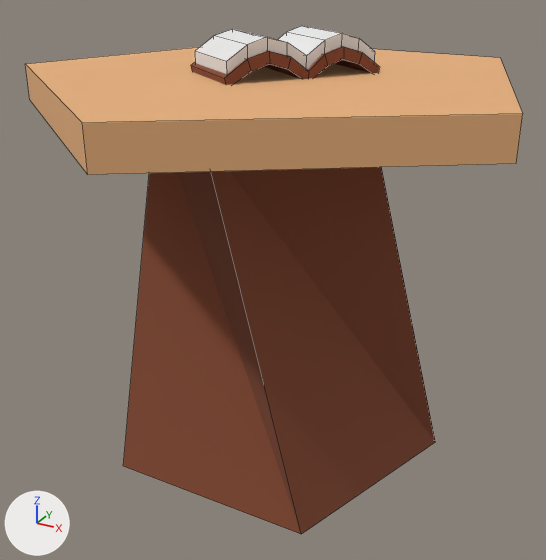
One commit to the Blender file utilities/crafting_bench/crafting_bench.blend: the scene before it, then after it.
The view is the same before and after, from a camera (50 mm lens) standing at (1.95, -3.58, 1.8) and looking at (0.06, -0.15, 0.08). The axes (+X, +Y, +Z) are drawn at lower left. The lights are the same throughout. The first picture is the older version. Mesh edges are drawn as thin lines.

Before the edit, the objects in view are built like this:
```python
me_cube = bpy.data.meshes.new('Cube')
me_cube.from_pydata(...)  # 36 vertices, 34 faces; spans x -0.215..0.215, y -0.215..0.615, z -0.043..0.143
me_cube.materials.append(mat_material_005)  # white #e7e7e7
me_cube_001 = bpy.data.meshes.new('Cube.001')
me_cube_001.from_pydata(...)  # 36 vertices, 34 faces; spans x -0.215..0.215, y -0.215..0.615, z -0.062..0.057
me_cube_001.materials.append(mat_material_002)  # brown #834830
me_cylinder_001 = bpy.data.meshes.new('Cylinder.001')
me_cylinder_001.from_pydata(...)  # 20 vertices, 14 faces; spans x -1.39..1.36, y -1.45..1.2, z -1.0..1.2
# faces by material slot: [6, 8]
me_cylinder_001.materials.append(mat_material_002)  # brown #834830
me_cylinder_001.materials.append(mat_material_003)  # beige #e7b07c
ob_cube = bpy.data.objects.new('Cube', me_cube)
ob_cube.location = (-0.082, -0.143, 1.264)
ob_cube.rotation_euler = (0.0, 0.0, -0.619)  # degrees (0, 0, -35)
ob_cube_001 = bpy.data.objects.new('Cube.001', me_cube_001)
ob_cube_001.location = (-0.082, -0.143, 1.264)
ob_cube_001.rotation_euler = (0.0, 0.0, -0.619)  # degrees (0, 0, -35)
_m = ob_cube_001.modifiers.new('Solidify', 'SOLIDIFY')
_m.thickness = -0.03
ob_stump = bpy.data.objects.new('Stump', me_cylinder_001)
ob_stump.location = (0.0, 0.0, 0.0)
```
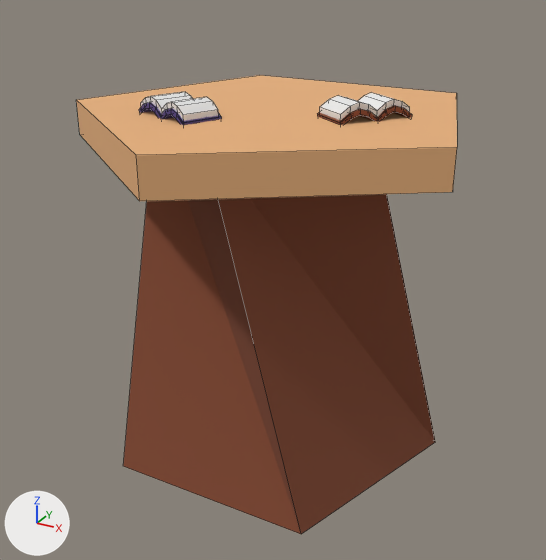
Commit message: Update crafting bench model

Patch to the scene script:
```diff
--- a/utilities/crafting_bench/crafting_bench.blend.py
+++ b/utilities/crafting_bench/crafting_bench.blend.py
@@ mat_material_006 @@
+mat_material_006 = principled_material('Material.006')
+mat_material_006.base_color = (0.0779, 0.0538, 0.226)  # blue #4f4283
+mat_material_006.roughness = 1.0
@@ me_cylinder_001 @@
 # used by ob_stump; location = (0.0, 0.0, 0.0)
-me_cylinder_001.from_pydata(...)  # 20 vertices, 14 faces; spans x -1.39..1.36, y -1.45..1.2, z -1.0..1.2
+me_cylinder_001.from_pydata(...)  # 10 vertices, 7 faces; spans x -0.95..0.95, y -0.81..1.0, z -1.0..1.0
+# me_cylinder_001 part 1: the loose piece of 10 vertices spanning x -1.39..1.36, y -1.45..1.2, z 1.0..1.2 is deleted
 me_cylinder_001.materials.append(mat_material_002)
@@ me_cylinder_005 @@
+me_cylinder_005.from_pydata(...)  # a 5-sided cylinder along z spanning x -1.11..1.09, y -1.16..0.96, z 1.0..1.2
+me_cylinder_005.materials.append(mat_material_003)  # beige #e7b07c
@@ me_cube_003 @@
+me_cube_003.from_pydata(...)  # 36 vertices, 34 faces; spans x -0.215..0.215, y -0.215..0.615, z -0.062..0.057
+me_cube_003.materials.append(mat_material_006)  # blue #4f4283
@@ ob_cube @@
 ob_cube = bpy.data.objects.new('Cube', me_cube)
-ob_cube.location = (-0.082, -0.143, 1.264)
+ob_cube.location = (0.439, -0.064, 1.042)
 ob_cube.rotation_euler = (0.0, 0.0, -0.619)  # degrees (0, 0, -35)
+ob_cube.scale = (0.485, 0.485, 0.485)
@@ ob_cube_001 @@
 ob_cube_001 = bpy.data.objects.new('Cube.001', me_cube_001)
-ob_cube_001.location = (-0.082, -0.143, 1.264)
+ob_cube_001.location = (0.439, -0.064, 1.042)
 ob_cube_001.rotation_euler = (0.0, 0.0, -0.619)  # degrees (0, 0, -35)
+ob_cube_001.scale = (0.485, 0.485, 0.485)
 _m = ob_cube_001.modifiers.new('Solidify', 'SOLIDIFY')
@@ ob_stump_001 @@
+ob_stump_001 = bpy.data.objects.new('Stump.001', me_cylinder_005)
+ob_stump_001.location = (0.0, 0.0, -0.187)
@@ ob_cube_003 @@
+ob_cube_003 = bpy.data.objects.new('Cube.003', me_cube_003)
+ob_cube_003.location = (-0.439, -0.37, 1.039)
+ob_cube_003.rotation_euler = (0.0, 0.0, -1.953)  # degrees (0, 0, -112)
+ob_cube_003.scale = (0.485, 0.485, 0.485)
+_m = ob_cube_003.modifiers.new('Solidify', 'SOLIDIFY')
+_m.thickness = -0.03
@@ ob_cube_002 @@
+ob_cube_002 = bpy.data.objects.new('Cube.002', me_cube.copy())  # the mesh of ob_cube
+ob_cube_002.location = (-0.439, -0.37, 1.039)
+ob_cube_002.rotation_euler = (0.0, 0.0, -1.953)  # degrees (0, 0, -112)
+ob_cube_002.scale = (0.485, 0.485, 0.485)
```

Location of each change, (x1, y1, x2, y2) in pixels of the pictures (546 x 560 px):
'Stump', reshaped: before (25, 47, 523, 534); after (123, 194, 435, 534)
'Stump.001', added (beige): after (76, 75, 457, 201)
'Cube', moved, rescaled (50% narrower, 43% shorter): before (195, 26, 375, 74); after (320, 93, 410, 120)
'Cube.001', moved, rescaled: before (191, 46, 379, 85); after (317, 105, 412, 125)
'Cube.002', added: after (141, 92, 219, 121)
'Cube.003', added (blue): after (139, 102, 221, 125)
part 1 of me_cylinder_001, deleted (beige): before (25, 47, 523, 175)
